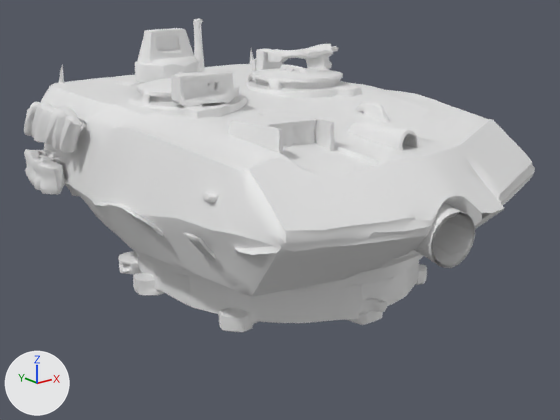
Renders of the FBX model Assets/Models/Vehicles/Split/main_v6_turret.fbx from each side of a commit.
Before and after are seen from a camera (50 mm lens) standing at (-3.93, -5.11, 2.52) and looking at (-0.01, -0.21, 0.56). Arrows for +X, +Y and +Z are at lower left; the lights stay in place. The older version comes first. Vertices at exactly the same position are counted once.

In view in the first picture: 'geometry_0'.
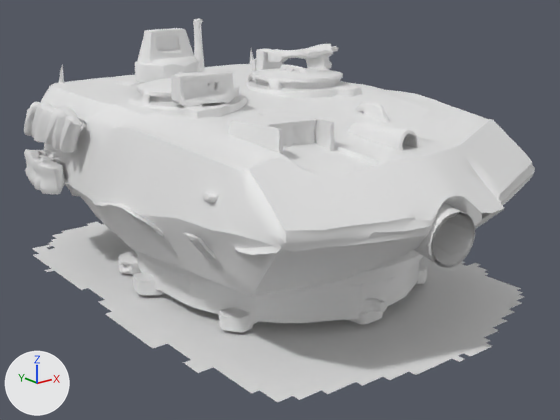
The change, as a list of edits to the scene's bpy script:
```text
Change me_geometry_0:
    used by ob_geometry_0; location = (0.0, 0.0, 0.0)
    remove me_geometry_0.from_pydata(...)  # 25716 vertices, 57571 faces; spans x -1.6..1.6, y -2.23..2.15, z 0.0..2.04
    add me_geometry_0.from_pydata(...)  # 29195 vertices, 64253 faces; spans x -1.6..1.6, y -2.23..2.15, z 0.0..2.04
    me_geometry_0 part 1: a new loose piece of 3479 vertices spanning x -1.6..1.58, y -2.23..2.09, z 0.01, in mat_designer_logic_pbr (its picture is missing)
```

Where the change shows, as pixel boxes (x1, y1, x2, y2) in the pictures (560 x 420 px):
'geometry_0', reshaped (22% taller)
    before: (24, 18, 535, 332)
    after: (24, 18, 535, 402)
part 1 of me_geometry_0, added
    after: (32, 222, 524, 402)
